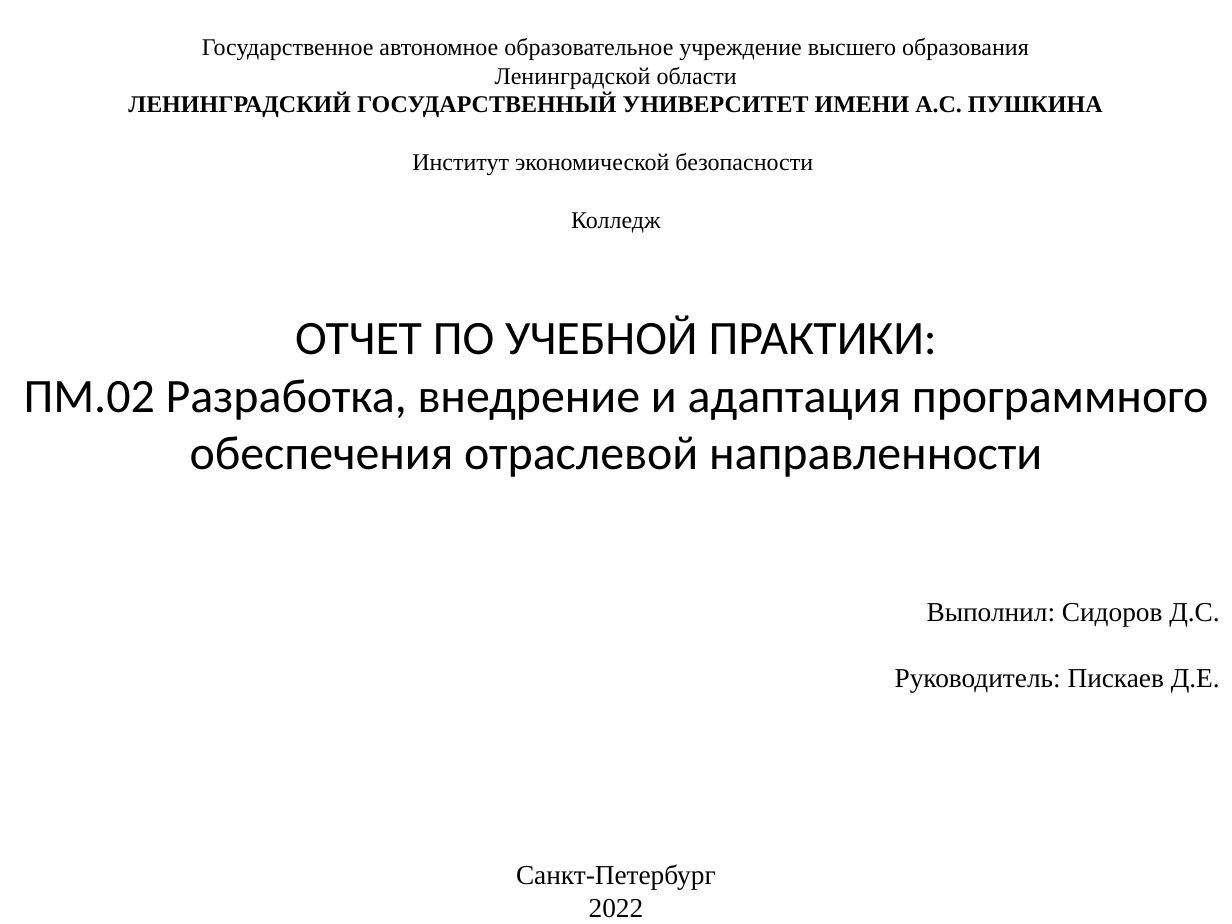
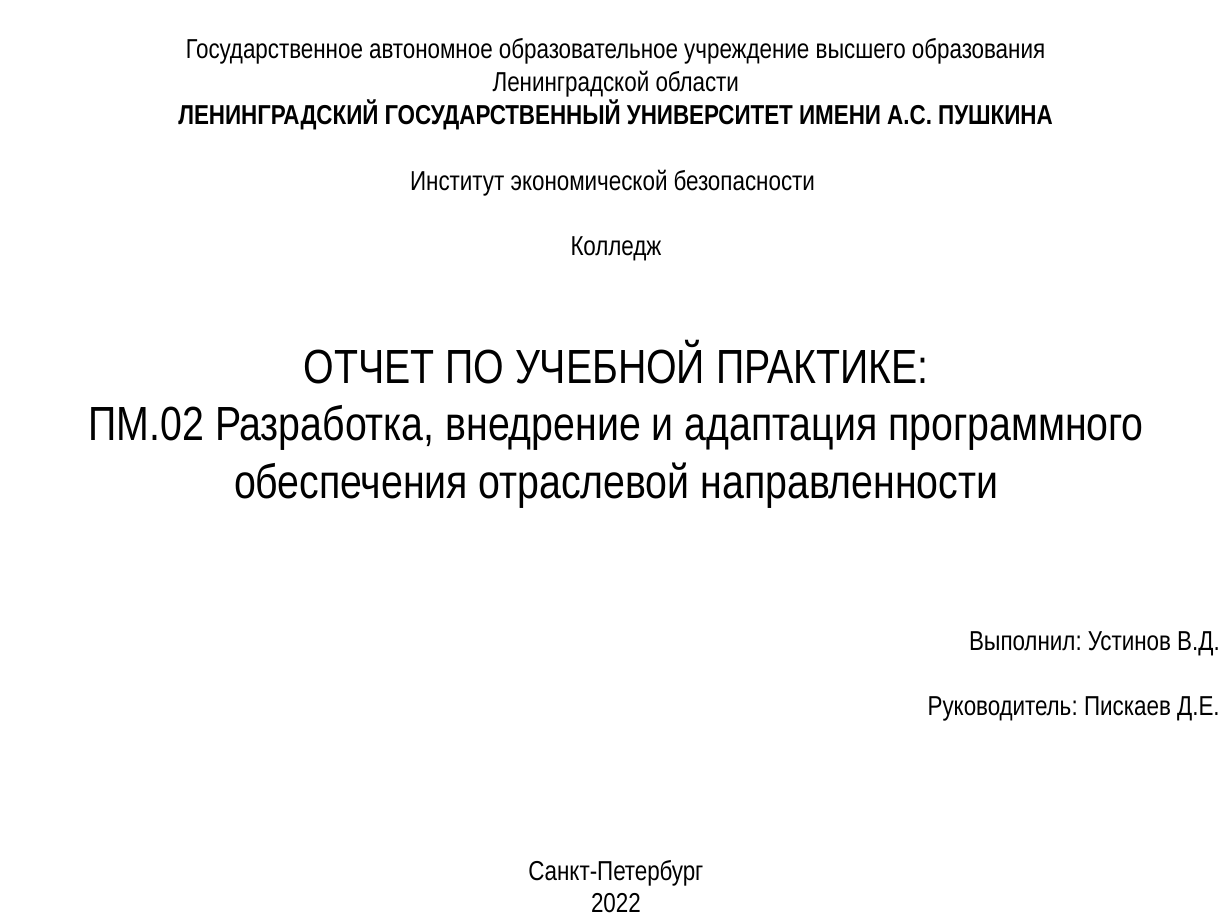
Before and after one commit to VladislavUstinov228/practica, a slide deck: slide 1 of Устинов Владислав С7120Б/презентация.pptx. Drawn at 1232x924 pixels with LibreOffice and Linux fonts; fonts in the diff are those of the drawing. Boxes give left, top, right and bottom in pixels: in the first picture for what was removed or moved away, otherwise in the second. Text is boxed around its words. In the diff, an @@ line names an element or a change of style, - is before the commit and + after.

```diff
--- a/Устинов Владислав С7120Б/презентация.pptx
+++ b/Устинов Владислав С7120Б/презентация.pptx
@@ text at <box>89,38,1220,913</box>: size 14 to 16 pt in "Государственное автономное образовательное учреждение высшег ...", "Ленинградской области", "ЛЕНИНГРАДСКИЙ ГОСУДАРСТВЕННЫЙ УНИВЕРСИТЕТ ИМЕНИ А.С. ПУШКИНА", "Институт экономической безопасности" and 1 more places; font Times New Roman to Arial Narrow in "Государственное автономное образовательное учреждение высшег ...", "Ленинградской области", "ЛЕНИНГРАДСКИЙ ГОСУДАРСТВЕННЫЙ УНИВЕРСИТЕТ ИМЕНИ А.С. ПУШКИНА", "Институт экономической безопасности" and 4 more places; font Calibri to Arial Narrow in "ПМ.02 Разработка, внедрение и адаптация программного обеспеч ..." @@
@@ text at <box>304,344,928,384</box>: text changed; font Calibri to Arial Narrow @@
-ОТЧЕТ ПО УЧЕБНОЙ ПРАКТИКИ:
+ОТЧЕТ ПО УЧЕБНОЙ ПРАКТИКЕ:
@@ text at <box>969,631,1220,655</box>: text changed; font Times New Roman to Arial Narrow @@
-Выполнил: Сидоров Д.С.
+Выполнил: Устинов В.Д.
```
Also in this commit, not shown: 10 other slides changed, 2 slides added, 2 slides removed, 1 other file.
